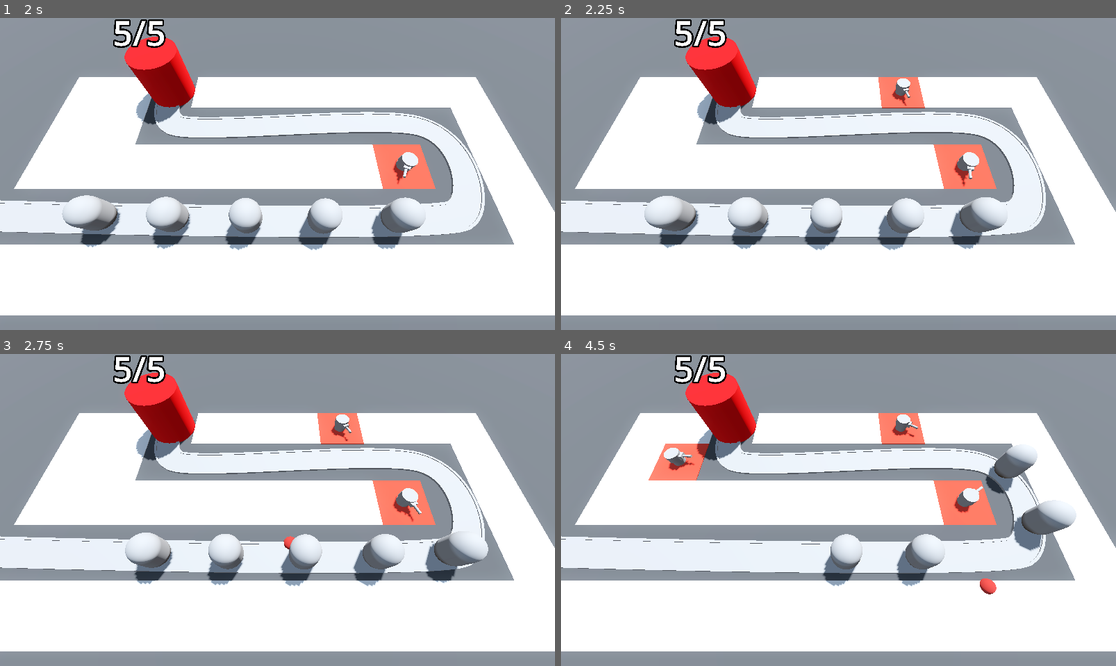
Above: before the commit, frames 1-4 (two rows, left to right).
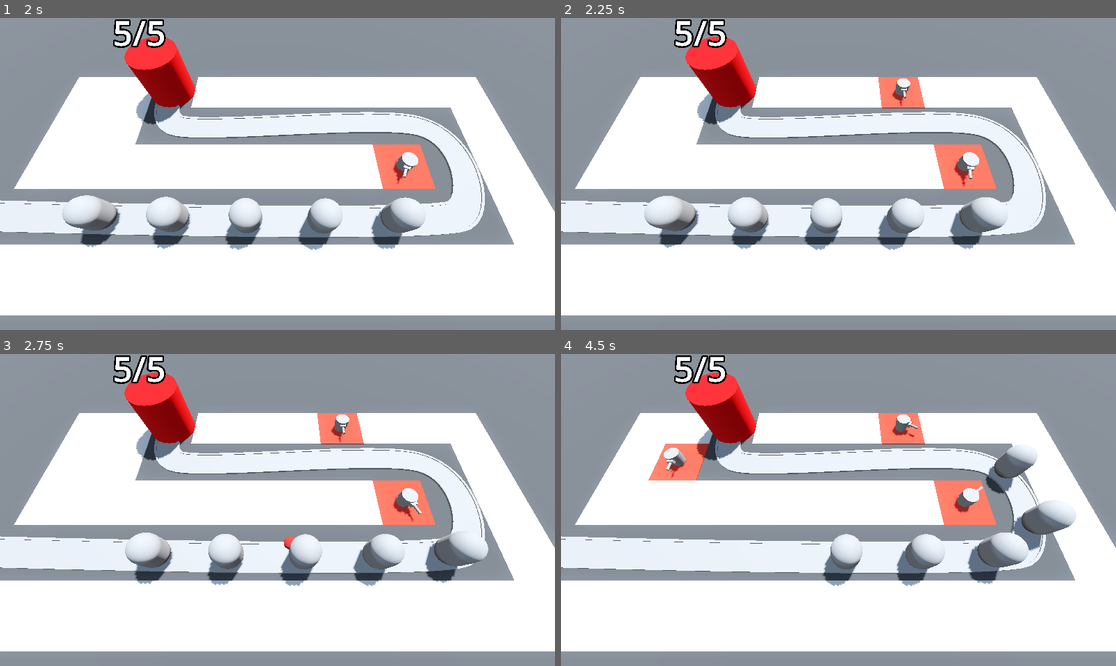
Above: after the commit, the same moments.

Repository: DapperMongoose/BarbarianBlaster
Game: Godot game, scene res://BaseLevel.tscn
The game is run twice, just before and just after one commit, with the same random seed, the same clock (stepped at 60 frames per second) and the same inputs.
Inputs (mouse positions are in pixels of both pictures, inside the frame that each line leads up to):
- Up to frame 1 (2 s): move the mouse to (399, 158) at 0.52 s; press the mouse at (399, 158) at 0.53 s; move the mouse to (166, 189) at 1.27 s; release the mouse at (166, 189) at 1.28 s; click (166, 189) at 1.35 s
- Up to frame 2 (2.25 s): move the mouse to (894, 105) at 2.02 s; press the mouse at (894, 105) at 2.03 s
- Up to frame 3 (2.75 s): no input
- Up to frame 4 (4.5 s): move the mouse to (810, 572) at 2.77 s; release the mouse at (810, 572) at 2.78 s; click (810, 572) at 2.85 s; move the mouse to (1005, 556) at 3.52 s; press the mouse at (1005, 556) at 3.53 s; move the mouse to (672, 463) at 4.27 s; release the mouse at (672, 463) at 4.28 s; click (672, 463) at 4.35 s

Frame 1 is identical in both runs. In frame 2, less than 0.1% of the frame differs, in the area x 60-63%, y 22-29%; in frame 3, less than 0.1%; in frame 4, 1.2%, in the area x 18-85%, y 31-78%.

Commit message:
completed for loops and targetting lesson

Diff:
--- a/Turret/turret.gd
+++ b/Turret/turret.gd
@@ -1,16 +1,34 @@
 extends Node3D
 
 var enemy_path: Path3D
+var target: PathFollow3D
 
 @export var projectile: PackedScene
+@export var turret_range: float = 10.0
 
 @onready var barrel: MeshInstance3D = $TurretBase/TurretTop/Visor/Barrel
 
 func _physics_process(delta: float) -> void:
-	var enemy = enemy_path.get_children().back()
-	look_at(enemy.global_position, Vector3.UP, true)
+	target = find_best_target()
+	if target:
+		look_at(target.global_position, Vector3.UP, true)
 
 func _on_timer_timeout() -> void:
-	var shot = projectile.instantiate()
-	barrel.add_child(shot)
-	shot.direction = global_transform.basis.z
+	if target:
+		var shot = projectile.instantiate()
+		barrel.add_child(shot)
+		shot.direction = global_transform.basis.z
+
+func find_best_target() -> PathFollow3D:
+	var best_target: PathFollow3D = null
+	var best_progress: int = 0
+
+	for enemy in enemy_path.get_children():
+		if enemy is PathFollow3D:
+			var distance = global_position.distance_to(enemy.global_position)
+			if distance < turret_range:
+				if enemy.progress > best_progress:
+					best_target = enemy
+					best_progress = enemy.progress
+
+	return best_target
